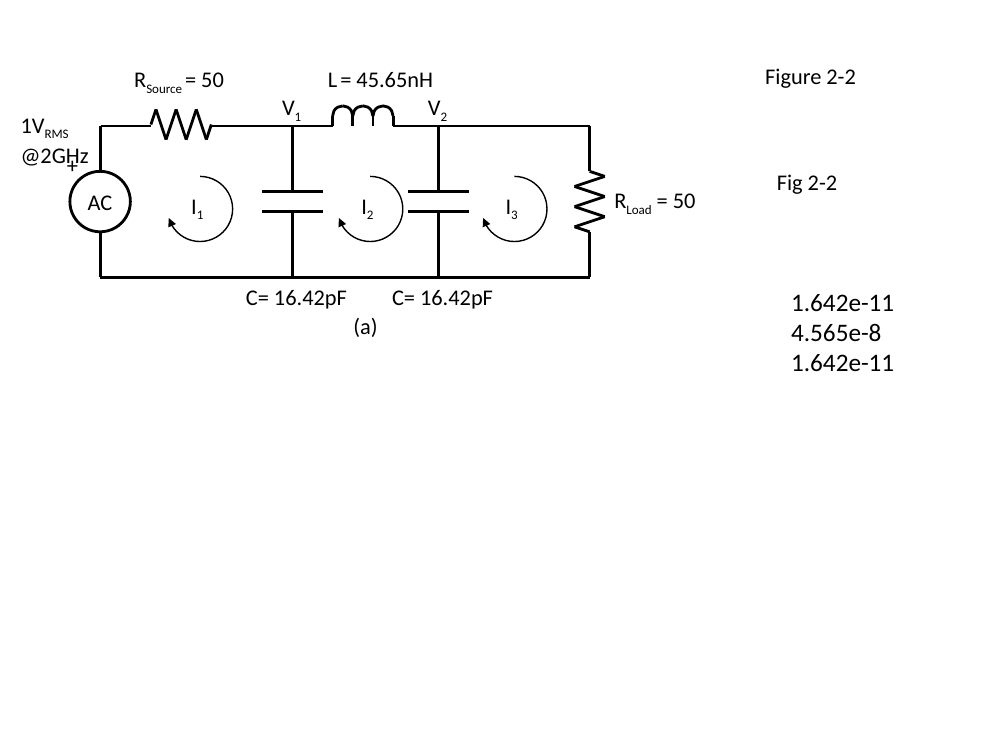
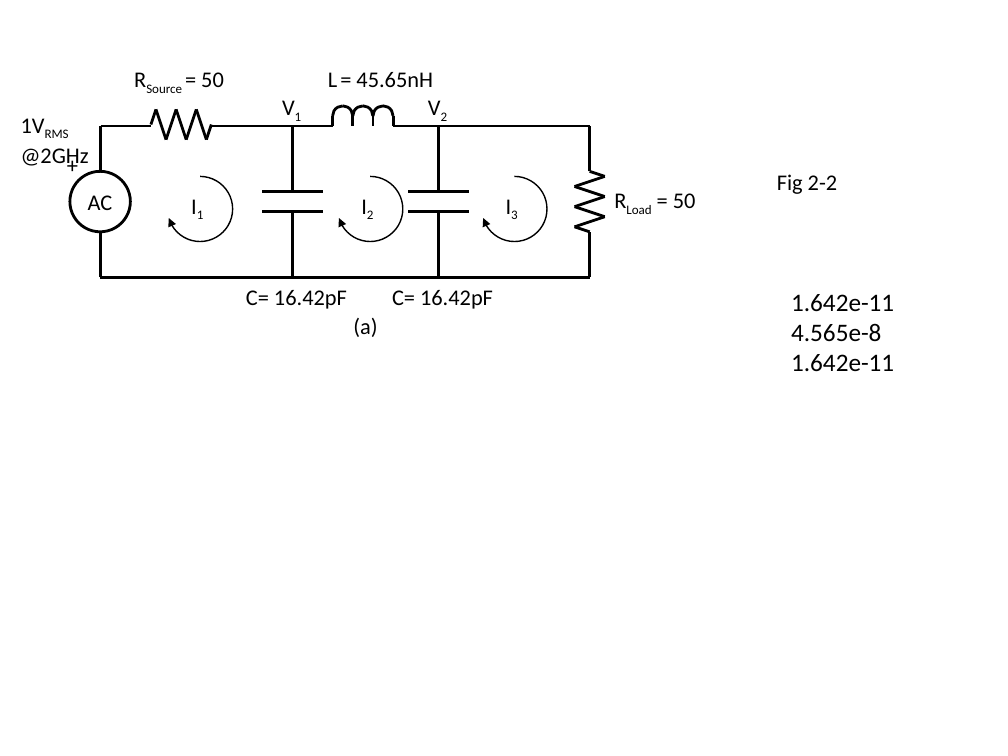
Before and after one commit to JerryWiltz/nP, a slide deck: slide 21 of RFBook/RFbookFigures/RFbookFigures.pptm. Drawn at 1008x756 pixels with LibreOffice and Linux fonts; fonts in the diff are those of the drawing. Boxes give left, top, right and bottom in pixels: in the first picture for what was removed or moved away, otherwise in the second. Text is boxed around its words. In the diff, an @@ line names an element or a change of style, - is before the commit and + after.

```diff
--- a/RFBook/RFbookFigures/RFbookFigures.pptm
+++ b/RFBook/RFbookFigures/RFbookFigures.pptm
@@ title removed at [765,68,855,88] @@
-Figure 2-2
```
Also in this commit, not shown: 11 other slides changed, 11 slides added, 11 slides removed, 51 other files.
